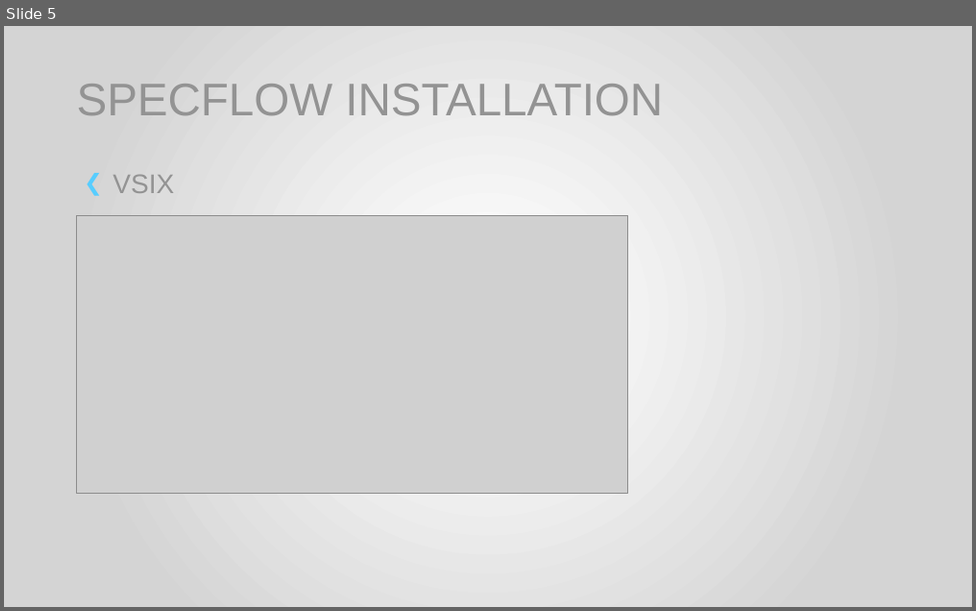
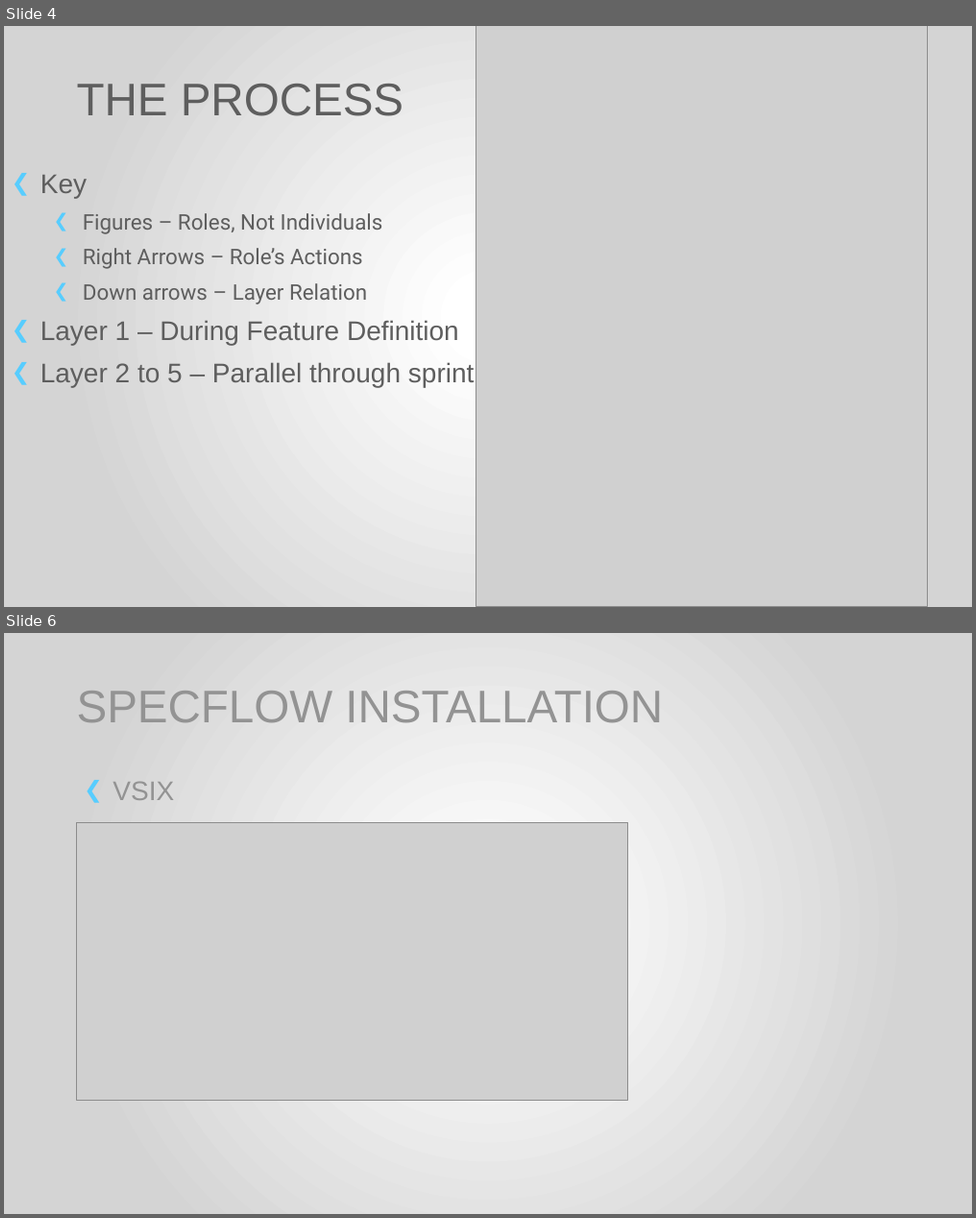
Before and after one commit to thinrichs/ExecutableSpecifications, a slide deck: BCC2015_BDD-ES.pptx. Shown one above the other, each under a label of ours: slide 5 before the commit, slides 4 and 6 after it; the slides between them are not shown. The pictures are 976x611 and 976x1218 pixels, drawn with LibreOffice and Linux fonts; fonts in the diff are those of the drawing; grey boxes stand for pictures; background and template pictures are left out. Boxes give left, top, right and bottom in pixels: in the first picture for what was removed or moved away, otherwise in the second. Text is boxed around its words. In the diff, an @@ line names an element or a change of style, - is before the commit and + after.

```diff
--- a/BCC2015_BDD-ES.pptx
+++ b/BCC2015_BDD-ES.pptx
@@ slide 4 added at <box>4,26,972,607</box>, background picture (left out) @@
@@ picture added at <box>476,26,928,607</box> @@
@@ title added at <box>77,84,403,116</box>, 34 pt, text #5E5E5E @@
+THE PROCESS
@@ text added at <box>40,175,474,387</box>, 16 pt, text #5E5E5E @@
+❮ Key
+  ❮ Figures – Roles, Not Individuals
+  ❮ Right Arrows – Role’s Actions
+  ❮ Down arrows – Layer Relation
+❮ Layer 1 – During Feature Definition
+❮ Layer 2 to 5 – Parallel through sprint
@@ what was slide 5 is now slide 6 @@
```
Also in this commit, not shown: 4 slides changed, 1 other slide added, 1 slide removed, 8 other files.
